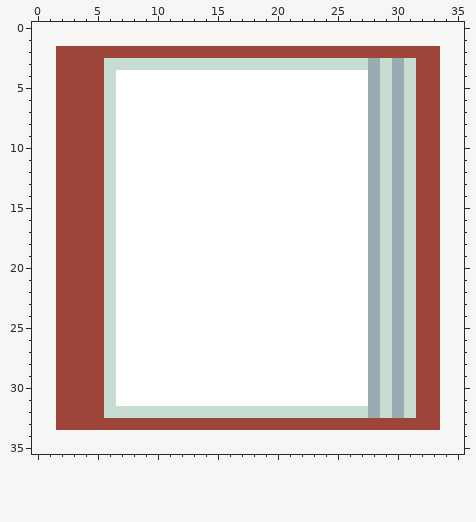
Two states of a pixel-art file, scenes/game/rules_book/rules_book_panel.aseprite. The picture above is the old version.
32x32 pixels, 1 frame. The old version is drawn lined up with the new one, on the new canvas.
New version:
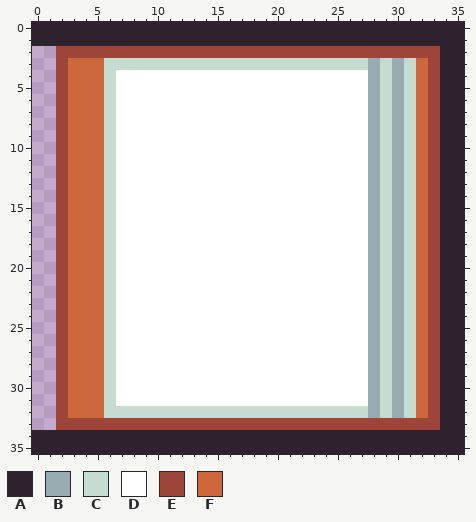
Palette (. is transparent): A #2e222f  B #9babb2  C #c7dcd0  D #ffffff  E #9e4539  F #cd683d
The edit:
canvas 32x32 -> 36x36, the old top-left corner now at 2,2
The edit adds colour A in rows 0 to 1 at x 0 to 35; in rows 2 to 33 at x 34 to 35; in rows 34 to 35 at x 0 to 35.
Colour E gives way to colour F in rows 3 to 32 at x 3 to 5 and 32.
Where, in picture pixels (left, top, right, bottom), the same in both pictures:
changed: (32, 22, 464, 454)
